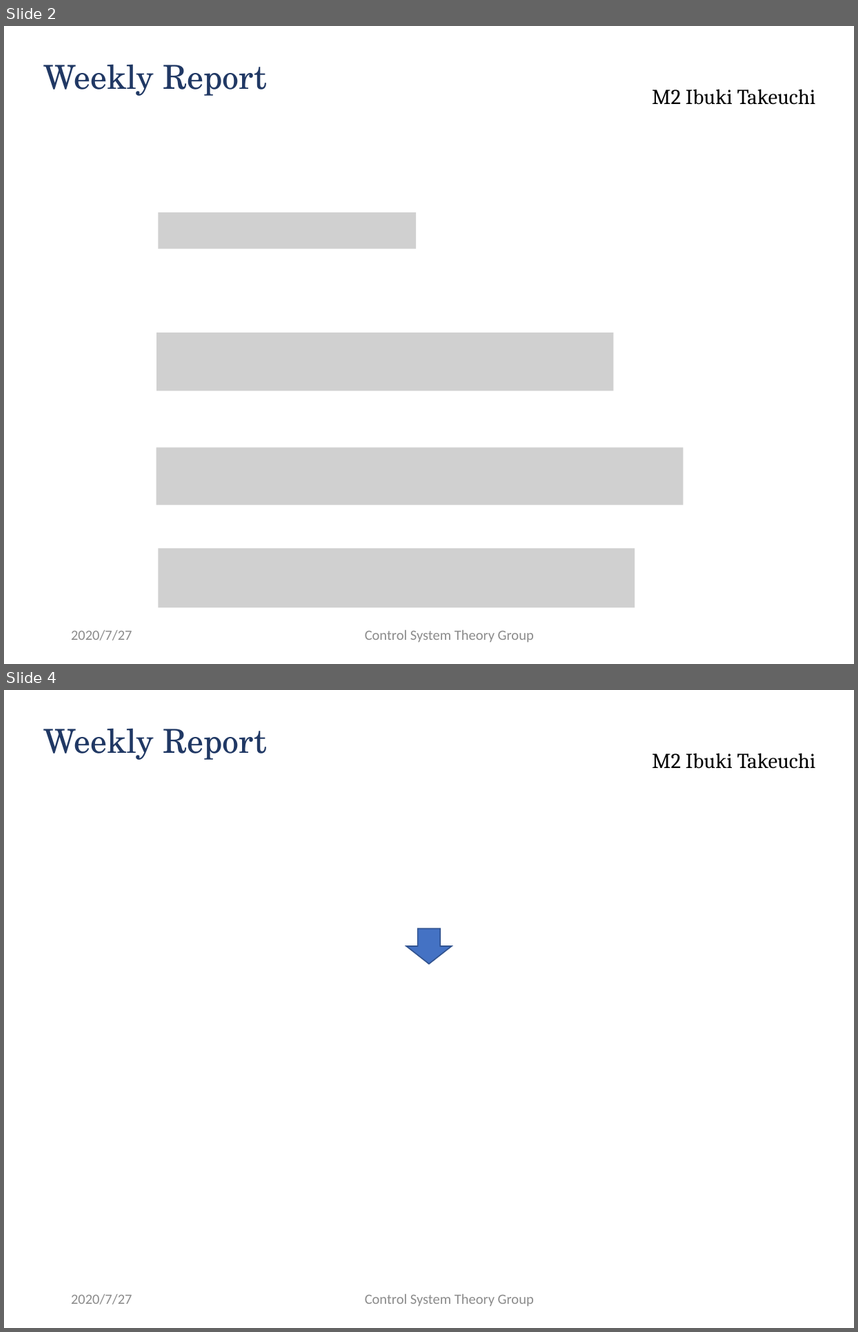
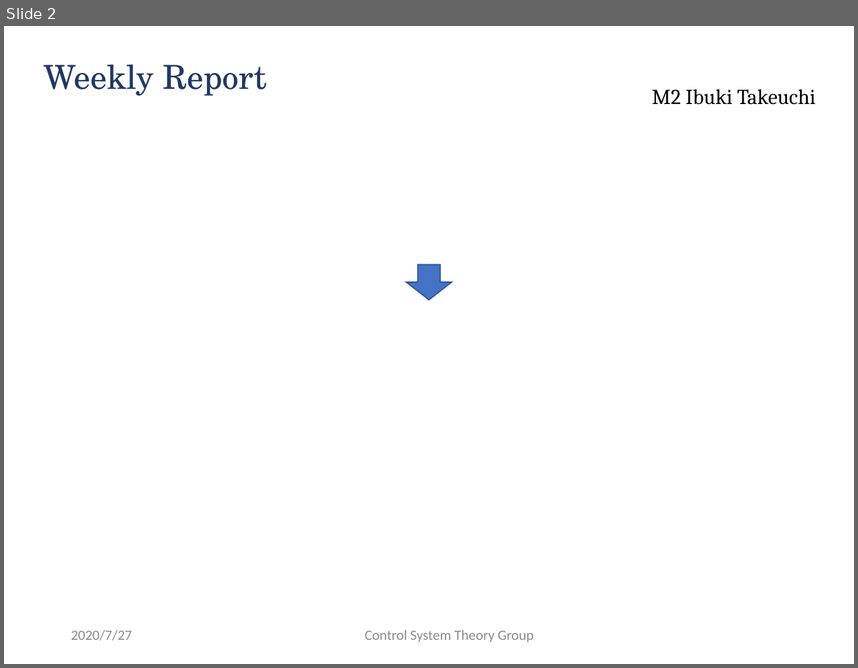
Before and after one commit to ibuki1024/weekly_report, a slide deck: report.pptx. Shown one above the other, each under a label of ours: slides 2 and 4 before the commit, slide 2 after it; the slides between them are not shown. The pictures are 858x1332 and 858x668 pixels, drawn with LibreOffice and Linux fonts; fonts in the diff are those of the drawing; grey boxes stand for pictures; background and template pictures are left out. Boxes give left, top, right and bottom in pixels: in the first picture for what was removed or moved away, otherwise in the second. Text is boxed around its words. In the diff, an @@ line names an element or a change of style, - is before the commit and + after.

```diff
--- a/report.pptx
+++ b/report.pptx
@@ slide 2 removed at (4, 26, 854, 664), background #FFFFFF; not listed: 1 template element that a slide beside it also shows @@
@@ title removed at (44, 64, 267, 96) @@
-Weekly Report
@@ picture removed at (158, 212, 417, 249) @@
@@ picture removed at (156, 332, 613, 391) @@
@@ picture removed at (156, 447, 683, 505) @@
@@ picture removed at (158, 548, 635, 608) @@
@@ text removed at (71, 630, 132, 640) @@
-2020/7/27
@@ text removed at (365, 630, 534, 641) @@
-Control System Theory Group
@@ what was slide 4 is now slide 2 @@
```
Also in this commit, not shown: 1 slide changed, 1 other slide removed.
